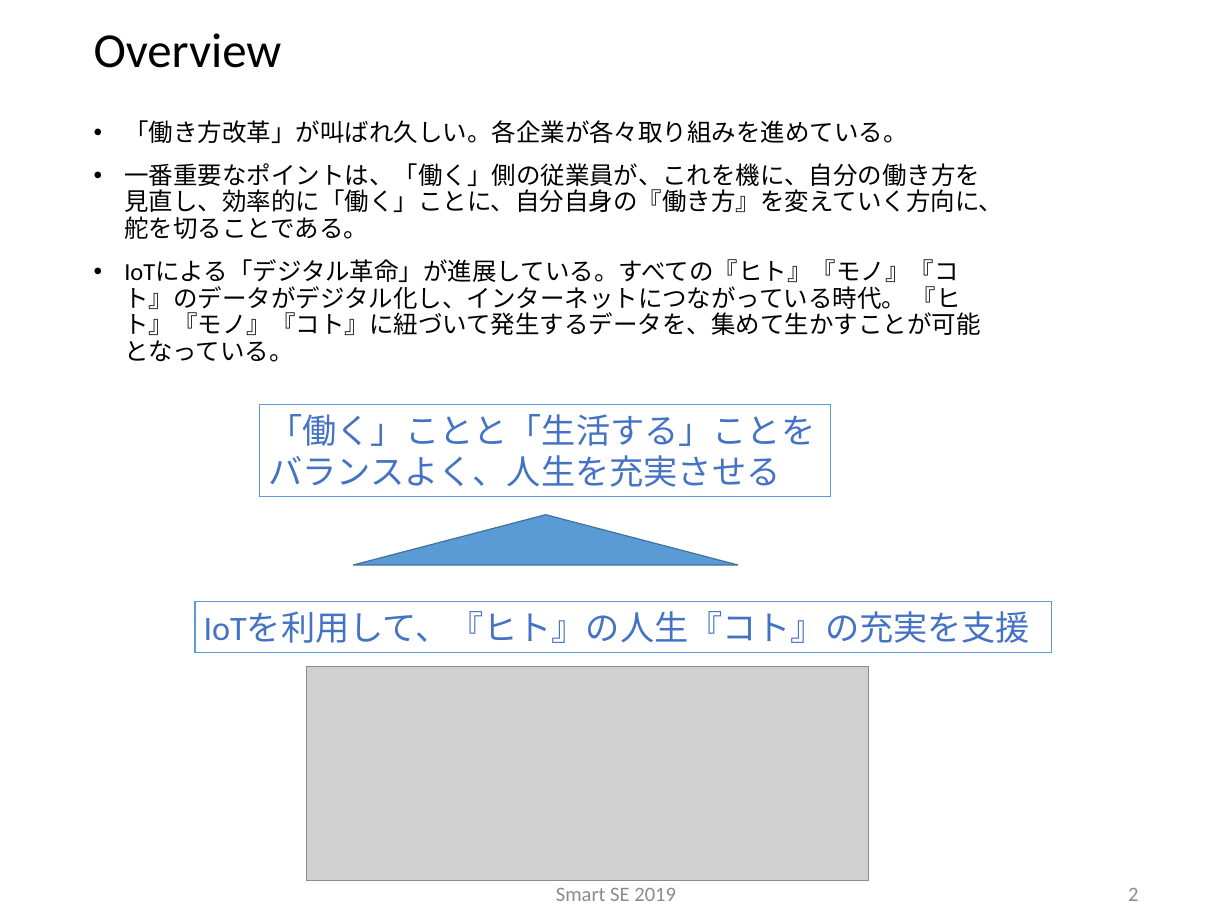
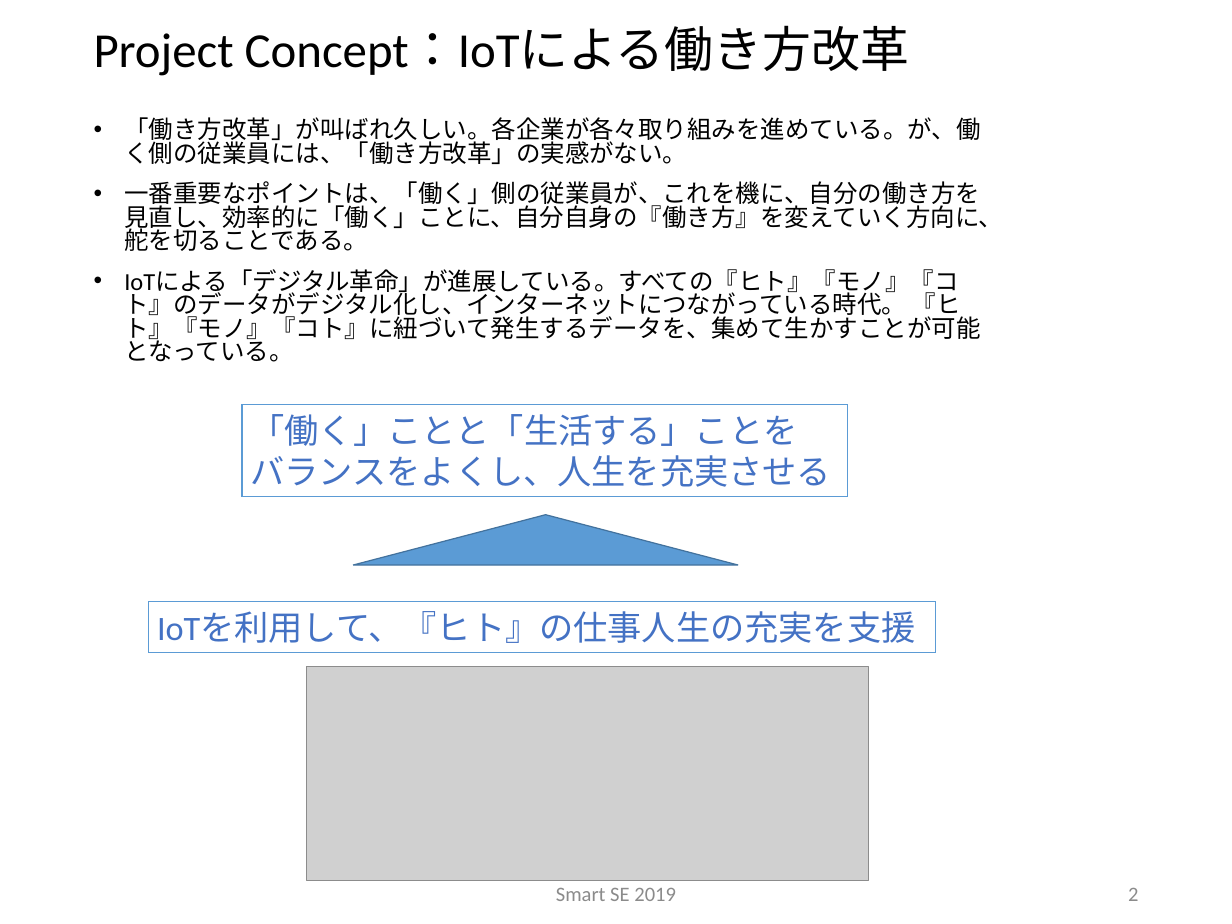
Before and after one commit to sakai-memoru/smartse19, a slide deck: slide 2 of _project_docs/SSE19_SPP.pptx. Drawn at 1232x924 pixels with LibreOffice and Linux fonts; fonts in the diff are those of the drawing; grey boxes stand for pictures; background and template pictures are left out. Boxes give left, top, right and bottom in pixels: in the first picture for what was removed or moved away, otherwise in the second. Text is boxed around its words. In the diff, an @@ line names an element or a change of style, - is before the commit and + after.

```diff
--- a/_project_docs/SSE19_SPP.pptx
+++ b/_project_docs/SSE19_SPP.pptx
@@ title at (94,27,909,76): text changed @@
-Overview
+Project Concept：IoTによる働き方改革
@@ text at (124,117,980,164): text changed @@
-• 「働き方改革」が叫ばれ久しい。各企業が各々取り組みを進めている。
+• 「働き方改革」が叫ばれ久しい。各企業が各々取り組みを進めている。が、働く側の従業員には、「働き方改革」の実感がない。
@@ text at (124,181,1003,362): line spacing 0.9 to 0.8 @@
@@ rectangle "「働く」ことと「生活する」ことを": place and size @@
-rectangle "「働く」ことと「生活する」ことを" at (260,405,830,496)
+rectangle "「働く」ことと「生活する」ことを" at (242,405,847,496)
@@ text in rectangle at (251,455,831,487): text changed @@
-バランスよく、人生を充実させる
+バランスをよくし、人生を充実させる
@@ rectangle "IoTを利用して、『ヒト』の仕事人生の充実を支援": place and size @@
-rectangle "IoTを利用して、『ヒト』の仕事人生の充実を支援" at (195,602,1052,652)
+rectangle "IoTを利用して、『ヒト』の仕事人生の充実を支援" at (149,602,935,652)
@@ text in rectangle at (157,612,915,643): text changed @@
-IoTを利用して、『ヒト』の人生『コト』の充実を支援
+IoTを利用して、『ヒト』の仕事人生の充実を支援
```
Also in this commit, not shown: 4 other slides changed, 3 slides added, 3 slides removed, 10 other files.
